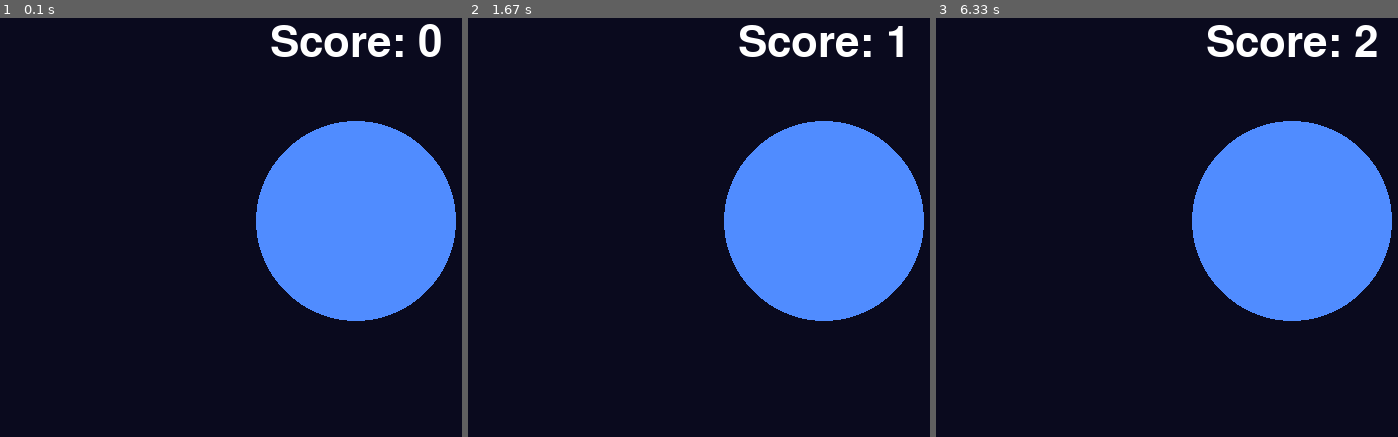
Above: before the commit, frames 1-3 (left to right).
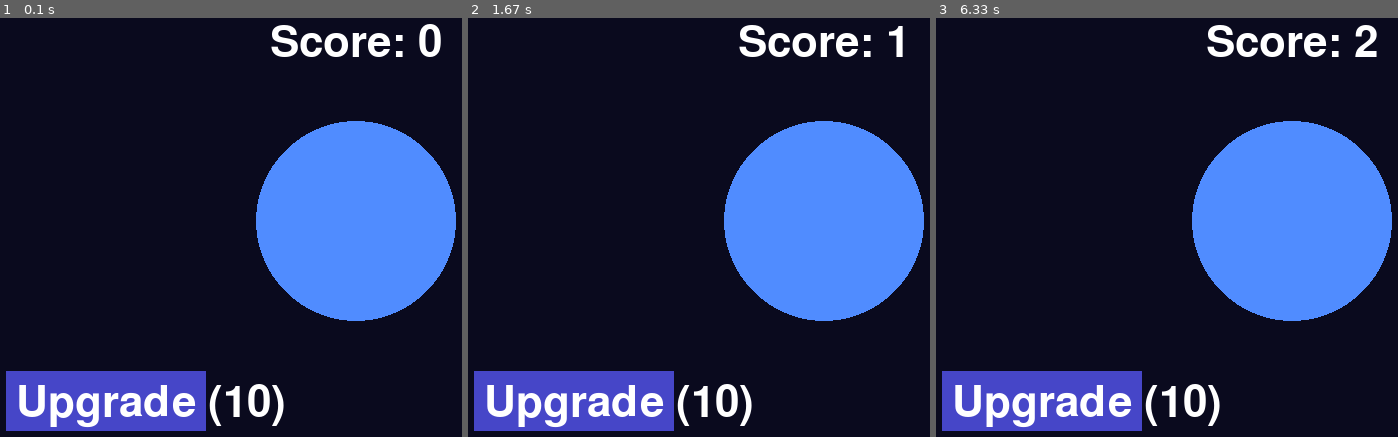
Above: after the commit, the same moments.

Repository: MalikXP1234/PyGameSpaceIdle
Game: pygame game, started from main.py
Same seed, same stepped clock (60 frames per second), same inputs: the game is played once before the commit and once after it.
Inputs (mouse positions are in pixels of both pictures, inside the frame that each line leads up to):
- Up to frame 1 (0.1 s): no input
- Up to frame 2 (1.67 s): click (574, 399) at 0.38 s, where only the run after the commit has a clickable "Upgrade (10)"; click (828, 261) at 0.72 s
- Up to frame 3 (6.33 s): click (1328, 198) at 6.05 s

The runs differ from the first frame. In frame 1, 6.8% of the frame differs, in the area x 1-62%, y 84-99%; in frame 2, 6.8%; in frame 3, 6.8%.

Commit message:
Created a simple upgrade that increases currency click

Diff:
--- a/main.py
+++ b/main.py
@@ -13,6 +13,12 @@
 center = (400, 300)
 radius = 100
 
+currency_per_click = 1
+upgrade_cost = 10
+level = 1
+
+upgrade_rect = pygame.Rect(50, 450, 200, 60)
+
 # Set up the main game loop
 running = True
 while running:
@@ -26,15 +32,29 @@
             mx, my = event.pos
             # Check if the click is inside the circle
             if math.hypot(mx - center[0], my - center[1]) <= radius:
-                score += 1
+                score += currency_per_click
+
+                # Check if the click is inside the upgrade button
+            elif upgrade_rect.collidepoint(event.pos):
+                if score >= upgrade_cost:
+                    score -= upgrade_cost
+                    currency_per_click += 1
+                    upgrade_cost *= 2
 
     # Draw the circle and score
     screen.fill((10, 10, 30))
     pygame.draw.circle(screen, (80, 140, 255), center, radius)
 
+    # Draw the upgrade button
+    pygame.draw.rect(screen, (70, 70, 200), upgrade_rect)
+
     # Draw the score text
     text = font.render(f"Score: {score}", True, (255, 255, 255))
+    uprade_text = font.render(f"Upgrade ({upgrade_cost})", True, (255, 255, 255))
+
+    # Center the score text and draw it on the screen
     screen.blit(text, (400 - text.get_width() // 2, 100))
+    screen.blit(uprade_text, (upgrade_rect.x + 10, upgrade_rect.y + 10))
 
     # Update the display and tick the clock
     pygame.display.flip()
